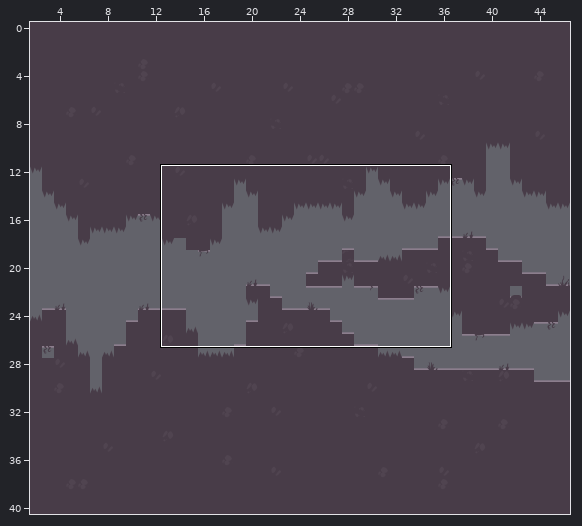
A Tiled map gets an edit: tiles_definitivo/nodos/5.tmx. The first picture is a wide view before the edit; the outline marks the close-up.
Close-up. Before the edit:
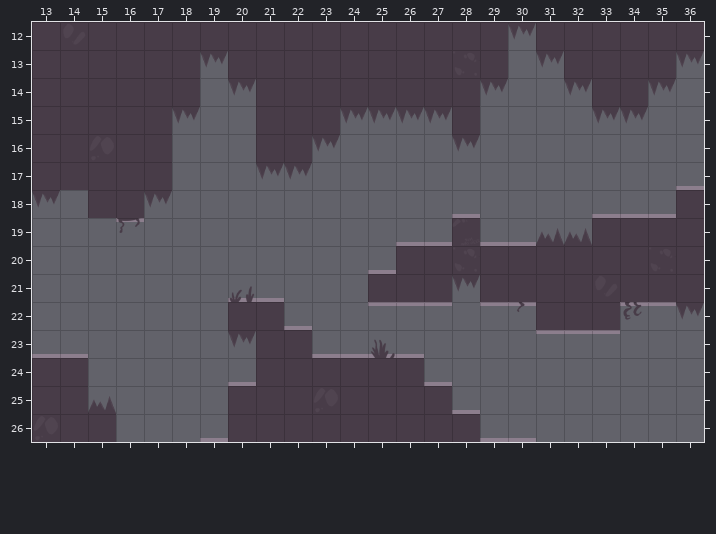
Cells are 70x70 px. Shown: x 13..36, y 12..26.
The result:
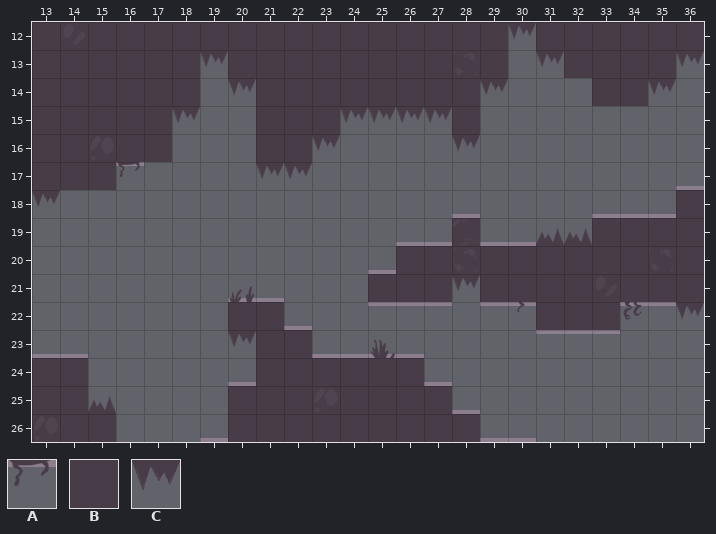
Key: from "tiles_fv": A 4 "dec_5", B 25 "slice03_03_1", C 35 "slice36_36_3".
_ is an empty cell.
What changed:
Layer "Capa de Patrones 1":
y 14: x 32 C -> _
y 15: x 33..34 CC -> __
y 17: x 16..17 BB -> A_
y 18: x 15..17 BBC -> ___
y 19: x 16 A -> _
Changed places in both close-ups, as pixel boxes (x1, y1, x2, y2):
removed: (564, 78, 648, 123)
changed: (88, 162, 172, 233)
